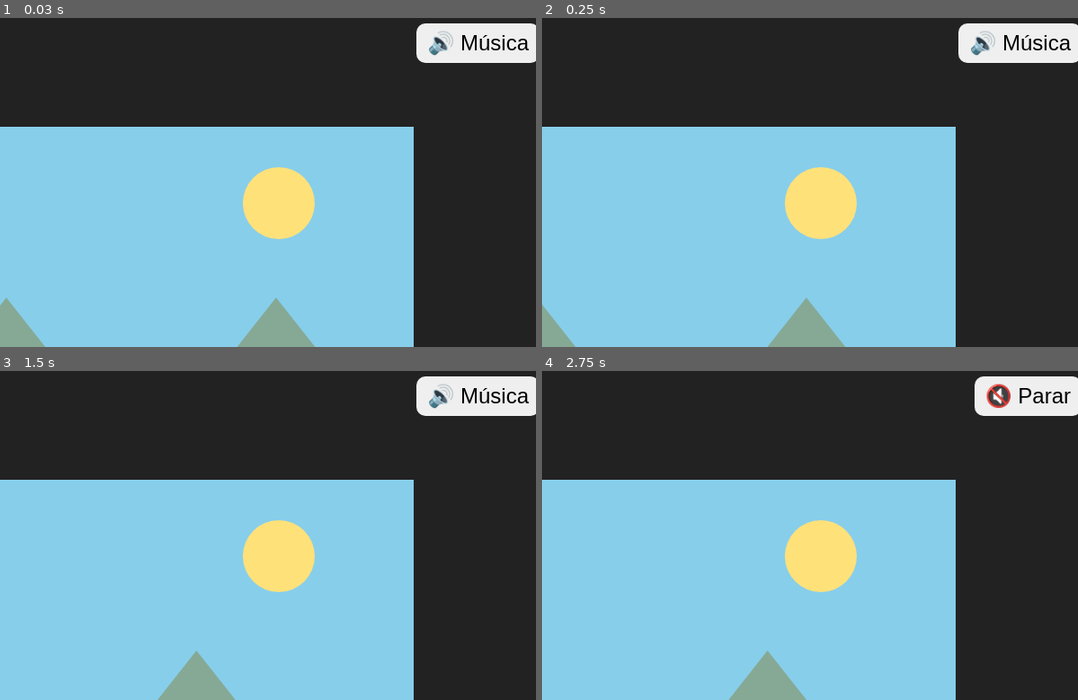
Above: before the commit, frames 1-4 (two rows, left to right).
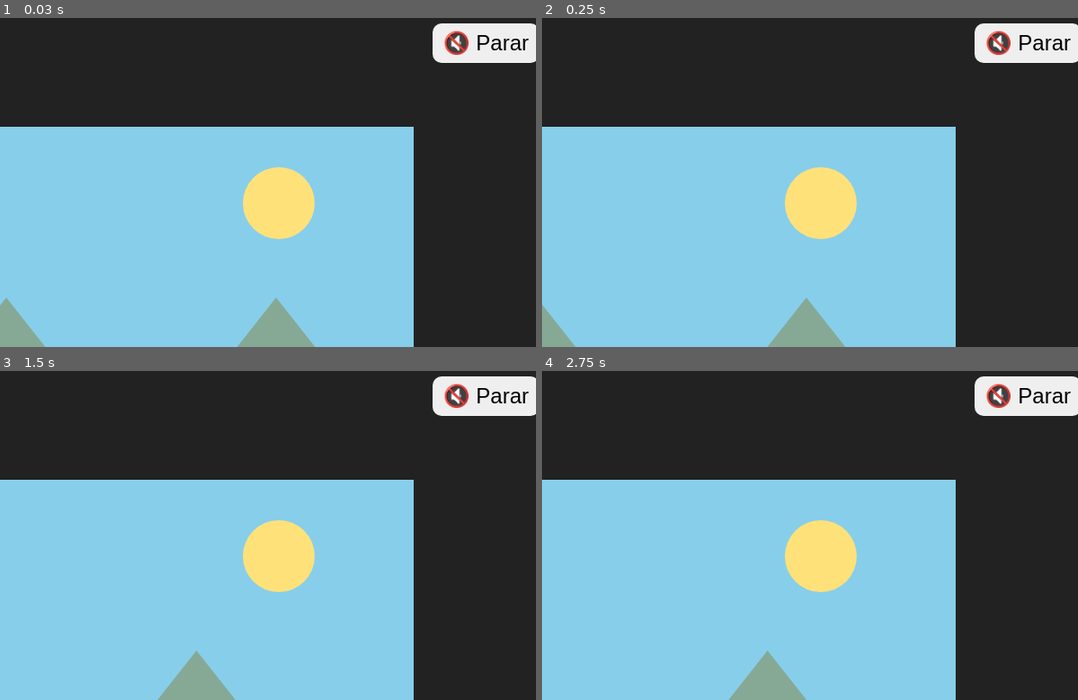
Above: after the commit, the same moments.

Repository: adriano387/adrianin-jogo2d
Game: browser game, page index.html
The game is run twice, just before and just after one commit, with the same random seed, the same clock (stepped at 60 frames per second) and the same inputs.
Inputs (mouse positions are % of the whole screen's width and height, from its top left):
- Up to frame 1 (0.03 s): no input
- Up to frame 2 (0.25 s): no input
- Up to frame 3 (1.5 s): click (50, 51) at 0.27 s; hold Right from 1.03 s (still down); click (50, 58) at 1.07 s; tap Space at 1.1 s
- Up to frame 4 (2.75 s): release Right at 1.53 s; hold Left 1.58-2.15 s; tap Space at 1.6, 2.1, 2.6 s; click (35, 44) at 1.67 s; click "JOGAR NOVAMENTE" at 1.77 s; click "🔊 Música" (after the commit: "🔇 Parar") at 2.02 s; hold Up 2.2-2.5 s; click (65, 40) at 2.27 s; hold Right from 2.55 s (still down)
The pictures show only the part of the screen within x 49-99%, y 0-50%; the shares and areas given below are measured in that part.

The runs differ from the first frame. In frame 1, 1.0% of the frame differs, in the area x 77-99%, y 1-14%; in frame 2, 1.0%; in frame 3, 1.0%; in frame 4, nothing differs.

Commit message:
Add files via upload

Diff:
--- a/index.html
+++ b/index.html
@@ -25,23 +25,45 @@
   <button id="btn-direita">➡️</button>
 </div>
    <script src="game.js"></script>
-   <audio id="musica" src="msc.mp3" loop></audio>
-<button id="btn-musica" style="position: fixed; top: 10px; right: 10px; font-size: 24px; z-index: 9999; padding: 8px 12px; border-radius: 10px; border: none;">🔊 Música</button>
+  <audio id="musica" src="msc.mp3" loop></audio>
+<button id="btn-musica" style="position: fixed; top: 10px; right: 10px; font-size: 24px; z-index: 9999; padding: 8px 12px; border-radius: 10px; border: none;">🔇 Parar</button>
 
 <script>
   let musica = document.getElementById('musica');
   let btnMusica = document.getElementById('btn-musica');
   let tocando = false;
 
-  btnMusica.addEventListener('click', () => {
+  function ligarMusica() {
     if (!tocando) {
       musica.play();
       btnMusica.textContent = '🔇 Parar';
       tocando = true;
-    } else {
+    }
+  }
+
+  ligarMusica();
+
+  document.addEventListener('touchstart', ligarMusica);
+  document.addEventListener('click', ligarMusica);
+  document.addEventListener('keydown', ligarMusica);
+
+  btnMusica.addEventListener('click', () => {
+    if (tocando) {
       musica.pause();
       btnMusica.textContent = '🔊 Música';
       tocando = false;
+    } else {
+      ligarMusica();
+    }
+  });
+
+  document.addEventListener('visibilitychange', () => {
+    if (document.hidden) {
+      musica.pause();
+    } else {
+      if (tocando) {
+        musica.play();
+      }
     }
   });
 </script>
